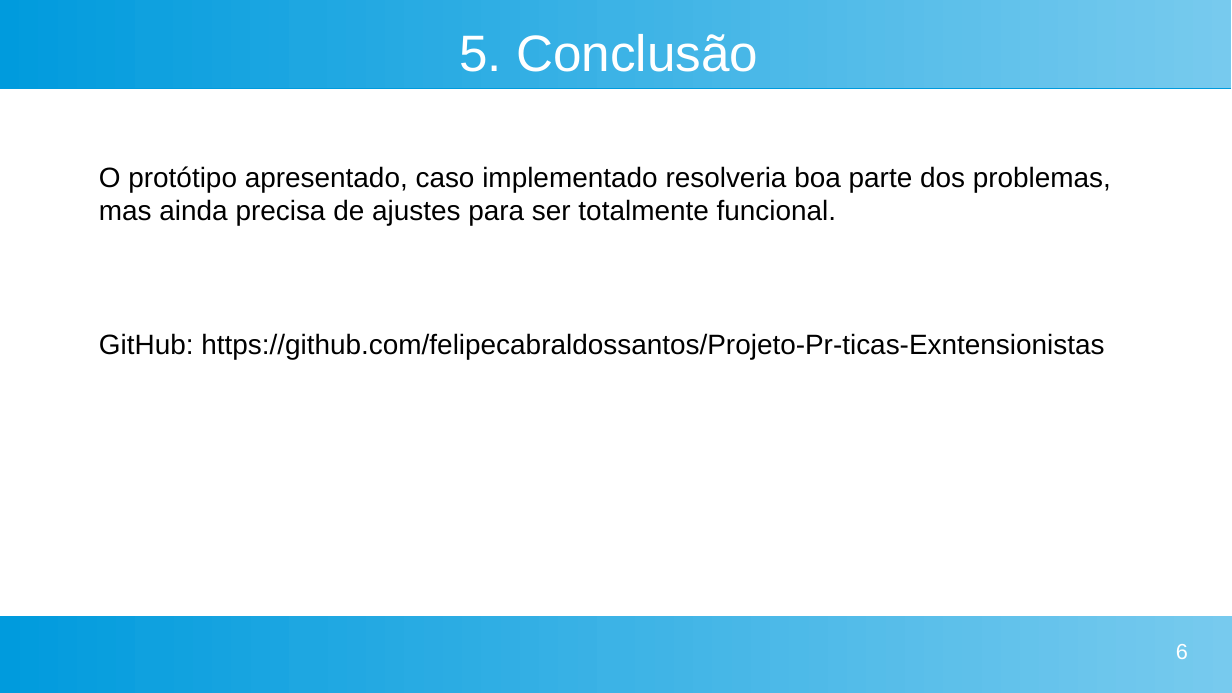
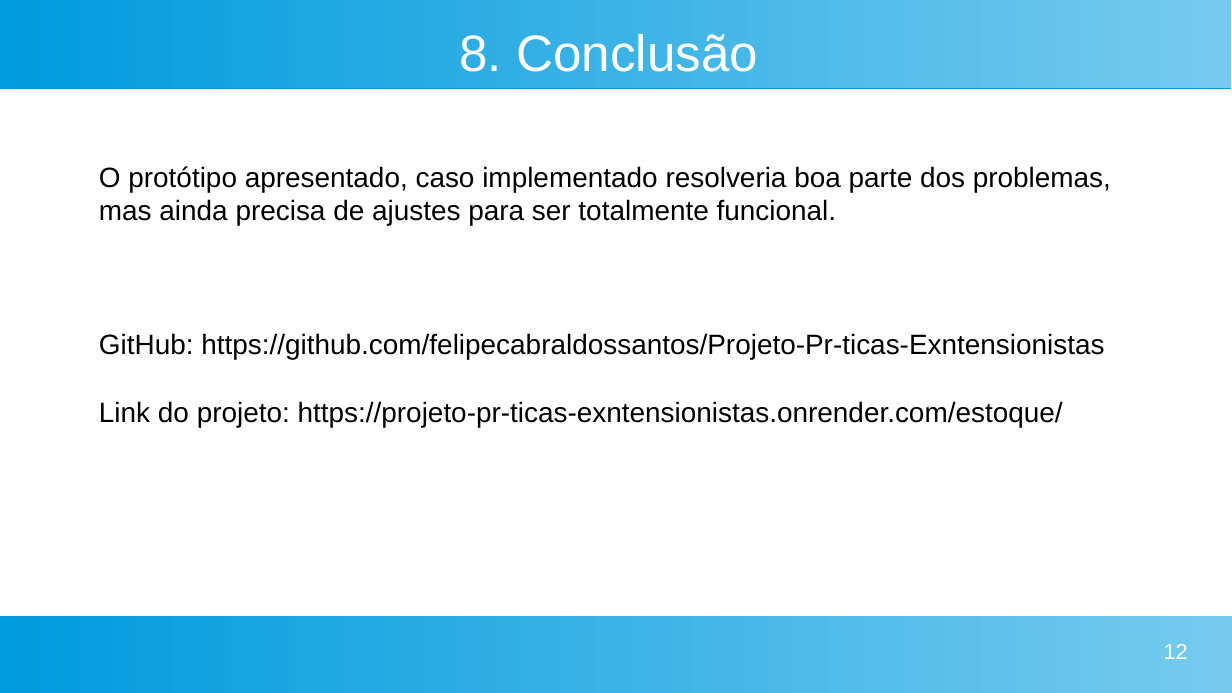
Before and after one commit to felipecabraldossantos/Projeto-Pr-ticas-Exntensionistas, a slide deck: slide 12 of Apresentação.odp (slide 6 before the commit). Drawn at 1232x693 pixels with LibreOffice and Linux fonts; fonts in the diff are those of the drawing. Boxes give left, top, right and bottom in pixels: in the first picture for what was removed or moved away, otherwise in the second. Text is boxed around its words. In the diff, an @@ line names an element or a change of style, - is before the commit and + after.

```diff
--- a/Apresentação.odp
+++ b/Apresentação.odp
@@ title at box(459, 34, 758, 72): text changed @@
-5. Conclusão
+8. Conclusão
@@ text at box(99, 401, 1063, 427): paragraph added @@
+Link do projeto: https://projeto-pr-ticas-exntensionistas.onrender.com/estoque/
@@ page number at box(1164, 644, 1188, 659): text changed @@
-6
+12
```
Also in this commit, not shown: 3 other slides changed, 6 slides added, 4 other files.
